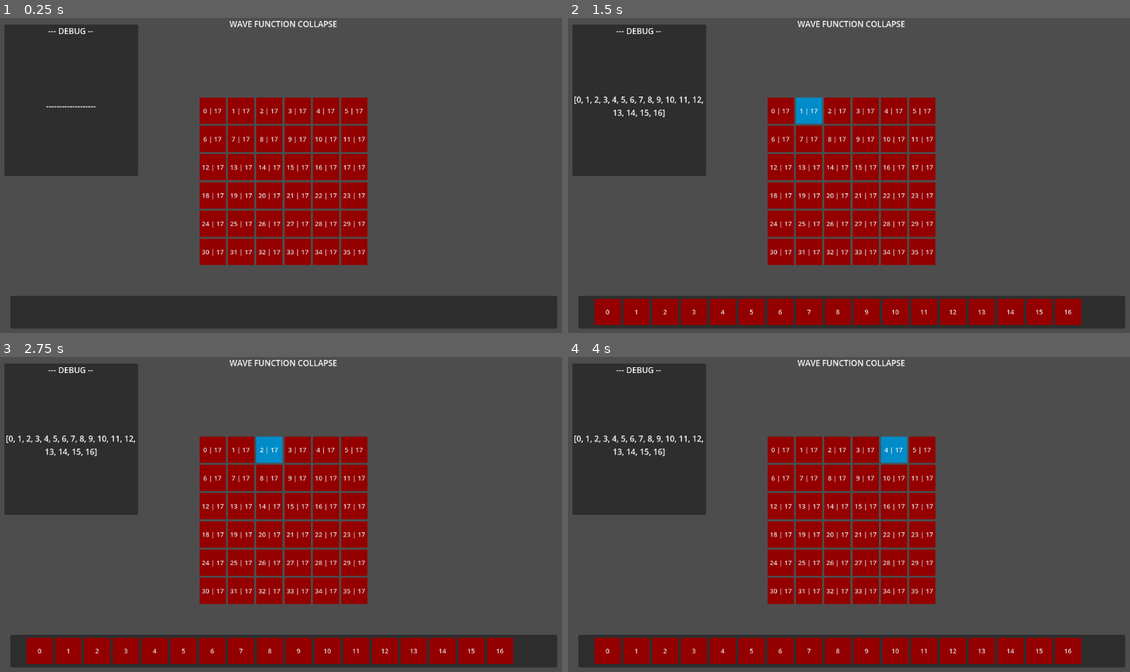
Above: before the commit, frames 1-4 (two rows, left to right).
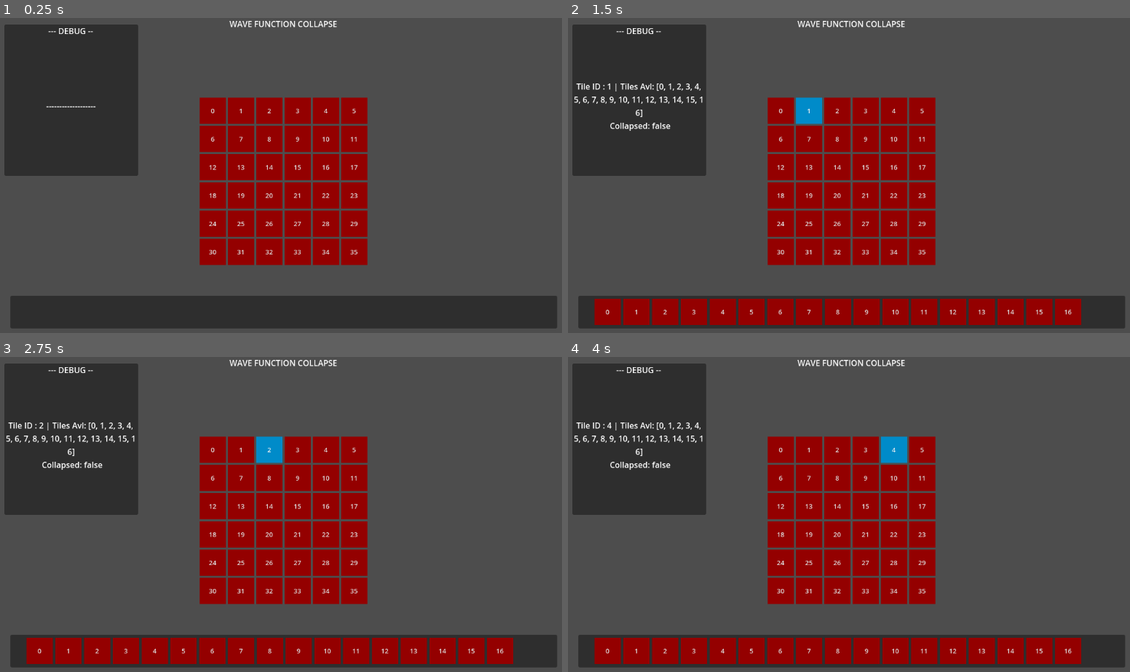
Above: after the commit, the same moments.

Repository: Sketh14/WaveFuncCollapse
Game: Godot game, scene res://Scenes/Main02.tscn
The game is run twice, just before and just after one commit, with the same random seed, the same clock (stepped at 60 frames per second) and the same inputs.
Inputs:
- Up to frame 1 (0.25 s): no input
- Up to frame 2 (1.5 s): click "0 | 17" (after the commit: "0") at 0.5 s; click "1 | 17" (after the commit: "1") at 1.25 s
- Up to frame 3 (2.75 s): click "2 | 17" (after the commit: "2") at 2 s
- Up to frame 4 (4 s): click "3 | 17" (after the commit: "3") at 2.75 s; click "4 | 17" (after the commit: "4") at 3.5 s

The runs differ from the first frame. In frame 1, 1.3% of the frame differs, in the area x 35-66%, y 28-76%; in frame 2, 2.0%; in frame 3, 2.0%, in the area x 1-66%, y 20-76%; in frame 4, 2.0%.

Commit message:
Selection-Tiles | Tile Collapse Check | Update Tile Signal
- Scripts
	(-) MainUIController_1
		[=] Changing Selection-Tiles deactivation/activation logic
		[=] Connect signal from WaveFunctionCollapse to update tile
	(-) UITileController_1
		[=] Calling text update at first
	(-) WaveFunctionCollapse2
		[=] SetTileAdjacency
			<~> Checking if the tile is collapsed at the end
			<~> Using simple loop instead of getting values simultaneously
				{+} Removing tilesAvailableIndexToCheck

		[=] Changing UpdateTileData_sig
			<~> Sending Tile-Id along with the signal

Diff:
--- a/Scripts/UI/MainUIController_1.gd
+++ b/Scripts/UI/MainUIController_1.gd
@@ -9,6 +9,8 @@
 
 func _ready():
 	waveFunctionHandler = get_tree().get_root().get_node(UniversalConstants.waveFunctionScriptPath) as WaveFunctionCollapse2
+	waveFunctionHandler.UpdateTileData_sig.connect(SetCurrentAndShowAvailableTiles)
+
 	InitializeButtons()
 	DisableAllTiles()
 
@@ -31,21 +33,37 @@
 
 func SetCurrentAndShowAvailableTiles(tileID: int):
 	# print("Tile ID to check : " + str(tileID))
+
 	# Offset by 1 for buttons ID
 	selectedTileIndexInMap = tileID
-	debugLabel.text = str(waveFunctionHandler.tileMap[selectedTileIndexInMap].tilesAvailable)
+	debugLabel.text = ("Tile ID : " + str(tileID) + " | Tiles Avl: " + str(waveFunctionHandler.tileMap[selectedTileIndexInMap].tilesAvailable)
+	+ "\n Collapsed: " + str(waveFunctionHandler.tileMap[selectedTileIndexInMap].collapsed))
 
-	var availableTilesIndex = 0
-	var btTilesIndex = 0
-	var btArrSize = selectedTilesBts.size()
-	var availableTilesCount = waveFunctionHandler.tileMap[selectedTileIndexInMap].tilesAvailable.size()
-	# Array is sorted which is why, this below is possible
-	while btTilesIndex != btArrSize:
-		if (availableTilesIndex < availableTilesCount &&
-			waveFunctionHandler.tileMap[selectedTileIndexInMap].tilesAvailable[availableTilesIndex] == btTilesIndex):
-			selectedTilesBts[btTilesIndex].visible = true
-			availableTilesIndex += 1
-			btTilesIndex += 1
+
+	var btArrSize = selectedTilesBts.size() - 1
+	"""
+		var availableTilesIndex = 0
+		var btTilesIndex = 0
+		var availableTilesCount = waveFunctionHandler.tileMap[selectedTileIndexInMap].tilesAvailable.size()
+
+		# Array is sorted which is why, this below is possible		# This is Wrong
+		while btTilesIndex != btArrSize:
+			if (availableTilesIndex < availableTilesCount &&
+				waveFunctionHandler.tileMap[selectedTileIndexInMap].tilesAvailable[availableTilesIndex] == btTilesIndex):
+				selectedTilesBts[btTilesIndex].visible = true
+				availableTilesIndex += 1
+				btTilesIndex += 1
+			else:
+				selectedTilesBts[btTilesIndex].visible = false
+				btTilesIndex += 1
+	"""
+
+	# As the tile has been collapsed, it should not have any available possible tiles to be placed on it
+	# if (waveFunctionHandler.tileMap[selectedTileIndexInMap].collapsed): return
+
+	for i in btArrSize:
+		if (waveFunctionHandler.tileMap[selectedTileIndexInMap].collapsed
+			|| waveFunctionHandler.tileMap[selectedTileIndexInMap].tilesAvailable[i] == -1):
+			selectedTilesBts[i].visible = false
 		else:
-			selectedTilesBts[btTilesIndex].visible = false
-			btTilesIndex += 1
+			selectedTilesBts[i].visible = true
--- a/Scripts/UI/UITileController_1.gd
+++ b/Scripts/UI/UITileController_1.gd
@@ -8,7 +8,7 @@
 # @export var tileEnabled: bool # export for debug
 # @export var tileID_Label: Label
 
-var waveFunctionHandler: WaveFunctionCollapse2
+# var waveFunctionHandler: WaveFunctionCollapse2
 var mainUIController: MainUiController_1
 
 func _ready():
@@ -22,8 +22,8 @@
 		# print(btControl.theme.has_stylebox("normal", "Button"))				# Somehow this is true, how????????
 		pass
 	"""
-	waveFunctionHandler = get_tree().get_root().get_node(UniversalConstants.waveFunctionScriptPath) as WaveFunctionCollapse2
-	waveFunctionHandler.tileDataInitialized_sig.connect(UpdateButtonText)
+	# waveFunctionHandler = get_tree().get_root().get_node(UniversalConstants.waveFunctionScriptPath) as WaveFunctionCollapse2
+	# waveFunctionHandler.UpdateTileData_sig.connect(UpdateButtonText)
 
 	mainUIController = get_tree().get_root().get_node(UniversalConstants.mainUIControllerScriptPath) as MainUiController_1
 
@@ -43,7 +43,7 @@
 	"""
 
 func UpdateButtonText():
-	btControl.text = str(tileID) + " | " + str(waveFunctionHandler.tileMap[tileID - 1].tilesAvailable.size()) # Offset by 1
+	btControl.text = str(tileID) + " | " + str(mainUIController.selectedTilesBts.size()) # Offset by 1
 
 """
 func _on_mouse_entered_tile():
--- a/Scripts/UI_Alt/WaveFunctionCollapse2.gd
+++ b/Scripts/UI_Alt/WaveFunctionCollapse2.gd
@@ -5,7 +5,7 @@
 @export var gridDimension: Vector2i
 
 # https://www.reddit.com/r/godot/comments/11g91c8/how_to_create_events/
-signal tileDataInitialized_sig
+signal UpdateTileData_sig(tileID: int)
 
 # To store the tiles data from Json upon loading
 var tilesJsonData
@@ -59,7 +59,7 @@
 						tileCell.tilesAvailable.append(valY)
 			"""
 
-	tileDataInitialized_sig.emit()
+	# UpdateTileData_sig.emit()
 
 	"""
 	# Testing if the data is filled out properly
@@ -79,7 +79,7 @@
 
 	tileMap[tileMapIndex].currentTileIndex = valToSet
 	tileMap[tileMapIndex].collapsed = true
-
+	UpdateTileData_sig.emit(tileMapIndex)
 
 	# var createdTile = CreateTile(valToSet, coOrdX, coOrdY)
 	# createdTile.position = Vector2(32.0 * coOrdX, 32.0 * coOrdY) # Tiles size is 64 x 64
@@ -90,11 +90,19 @@
 
 	# """
 	# Set while loop here and keep repeating unless all the adjoining cells are collapsed
+	var stackPoppdCount = 0 # For Debugging
 	# while (tilesToCheckStack.size() > 0):
 	if (true):
 		var tileToCheck = tilesToCheckStack.pop_back()
 		# print("\nGot Tile to check| index : X[" + str(tileToCheck.tileCoOrdX) + "], Y[" + str(tileToCheck.tileCoOrdY) + "]")
 		SetTileAdjacency(tileMapIndex, tileToCheck)
+
+		# Again Set the first 4 adjacent tiles in the immediate vicinity of the popped tile
+		# SetTilesToCheckData2((gridDimension.x * tileToCheck.coOrdX) + tileToCheck.coOrdY)
+
+		# For Debugging
+		# stackPoppdCount += 1
+		# if (stackPoppdCount > 2): break
 
 		#tileMapIndex error | not being set for the neighbours when it is neighbours turn
 		# var tempTransposedIndex = tileToCheck.tileCoOrdX + (tileToCheck.tileCoOrdY * gridDimension.y)
@@ -122,9 +130,9 @@
 			var tempTileCoOrdX = coOrdX + (1 * tilePosXMult)
 			var tempTileCoOrdY = coOrdY + (1 * tilePosYMult)
 
-			if (tempTileCoOrdX >= 0 && tempTileCoOrdX < gridDimension.x
-				&& tempTileCoOrdY >= 0 && tempTileCoOrdY < gridDimension.y # Check if within bounds
-				&& !tileMap[(gridDimension.x * tempTileCoOrdX) + tempTileCoOrdY].collapsed): # Check if the tile is collapsed or not
+			if (!tileMap[(gridDimension.x * tempTileCoOrdX) + tempTileCoOrdY].collapsed # Check if the tile is collapsed or not
+				&& tempTileCoOrdX >= 0 && tempTileCoOrdX < gridDimension.x
+				&& tempTileCoOrdY >= 0 && tempTileCoOrdY < gridDimension.y): # Check if within bounds
 				# CreateSuperTile(tempTileCoOrdX, tempTileCoOrdY)
 				tempTileData = Helper.TransposedTileData.new()
 				tempTileData.tileCoOrdX = tempTileCoOrdX
@@ -161,7 +169,6 @@
 
 	# print("Checking | Index [" + str(selectedTileIndex) + "] | SocketDir [" + str(tileToCheck.socketDir) + "]")
 	# =========================================>		Getting Adjacent List		<======================================
-
 
 	# We assume that the index will be set, as without index, this shouldnt be triggered
 	# var selectedTileValue = tileMap[selectedTileIndex].currentTileIndex
@@ -208,37 +215,39 @@
 	# """
 
 	var foundTile = false
-	var totalCount = tileMap[tileToCheckIndex1D].tilesAvailable.size()
-	var tilesAvailableIndexToCheck = 0
-	for compTileVal in tileMap[tileToCheckIndex1D].tilesAvailable:
+	var availableTilesSize = tileMap[tileToCheckIndex1D].tilesAvailable.size()
+	var totalAvailableTiles = availableTilesSize
+	var compSocketVal # cache value to compare with
+
+	# Get the "Available Tiles" list of the "Tile To Check"
+	for i in availableTilesSize:
 
 		# Skip if the tile at this index is not available
-		if (compTileVal < 0): # Tile previously has been set to -1
-			totalCount -= 1
-
-			# print("compTileVal is 0 | Reducing Total Count | totalCount[" + str(totalCount) + "]\n\n")
+		if (tileMap[tileToCheckIndex1D].tilesAvailable[i] < 0): # Tile previously has been set to -1
+			totalAvailableTiles -= 1
+			# print("i is 0 | Reducing Total Count | availableTilesSize[" + str(availableTilesSize) + "]\n\n")
 			continue
 
 		# Get the socket data for the tile which is to be compared
-		var compSocketVal # cache value to compare with
 		match tileToCheck.socketDir:
 			UniversalConstants.SocketDirection.POSITIVEX:
-				# compSocketVal = UniversalConstants.SocketDirection.NEGATIVEX
-				compSocketVal = tilesJsonData.tile_info[compTileVal].socket_values[UniversalConstants.SocketDirection.NEGATIVEX]
+				compSocketVal = (tilesJsonData.tile_info[tileMap[tileToCheckIndex1D].tilesAvailable[i]]
+								.socket_values[UniversalConstants.SocketDirection.NEGATIVEX])
 			UniversalConstants.SocketDirection.NEGATIVEX:
-				# compSocketVal = UniversalConstants.SocketDirection.POSITIVEX
-				compSocketVal = tilesJsonData.tile_info[compTileVal].socket_values[UniversalConstants.SocketDirection.POSITIVEX]
+				compSocketVal = (tilesJsonData.tile_info[tileMap[tileToCheckIndex1D].tilesAvailable[i]]
+								.socket_values[UniversalConstants.SocketDirection.POSITIVEX])
 			UniversalConstants.SocketDirection.POSITIVEY:
-				# compSocketVal = UniversalConstants.SocketDirection.NEGATIVEY
-				compSocketVal = tilesJsonData.tile_info[compTileVal].socket_values[UniversalConstants.SocketDirection.NEGATIVEY]
+				compSocketVal = (tilesJsonData.tile_info[tileMap[tileToCheckIndex1D].tilesAvailable[i]]
+								.socket_values[UniversalConstants.SocketDirection.NEGATIVEY])
 			UniversalConstants.SocketDirection.NEGATIVEY:
-				# compSocketVal = UniversalConstants.SocketDirection.POSITIVEY
-				compSocketVal = tilesJsonData.tile_info[compTileVal].socket_values[UniversalConstants.SocketDirection.POSITIVEY]
+				compSocketVal = (tilesJsonData.tile_info[tileMap[tileToCheckIndex1D].tilesAvailable[i]]
+								.socket_values[UniversalConstants.SocketDirection.POSITIVEY])
 		foundTile = false
 
-		"""
-		print("=====================> Checking | compTileVal : " + str(compTileVal) + "  | adjSocketVal : "
-				+ str(compSocketVal) + " <=====================\n\n")
+		# """
+		print("=====================> Checking | i : " + str(i)
+				+ " | TilesAvailable Val : " +str(tileMap[tileToCheckIndex1D].tilesAvailable[i])
+				+ " | adjSocketVal : " + str(compSocketVal) + " <=====================\n\n")
 		# """
 
 		# var socketIndex = 0 # THis is for debugging only
@@ -246,22 +255,15 @@
 		# Get the comaptible socket values in the respective "Adjacency List" of the "Current Selected Tile"
 		# which is in the direction of the "Tile To Compare"
 		# for adjSocketVal in adjList:
-		for adjSocketVal in tilesJsonData.tile_info[(tileMap[selectedTileIndex].currentTileIndex)].adjacency_list[tileToCheck.socketDir]:
+		for adjSocketVal in (tilesJsonData.tile_info[(tileMap[selectedTileIndex].currentTileIndex)]
+							.adjacency_list[tileToCheck.socketDir]):
 			# print("Adjacency Socket Val : " + str(adjSocketVal))
 
 			# Check if the "Comparison Tile's" "Socket Value" in the desired direction is equal to the adjacency socket value
 			if (compSocketVal == adjSocketVal):
 				# print("Found Socket | Socket [" + str(tilesAvailableIndexToCheck) + "] : [" + str(compSocketVal) + "]")
 				foundTile = true
-				#Cell fully collapsed
-				if (totalCount == 1):
-					tileMap[tileToCheckIndex1D].collapsed = true
-					return 1
 				break
-			# else:
-			# 	totalCount -= 1
-			# 	tileMap[tileToCheckIndex1D].tilesAvailable[tilesAvailableIndexToCheck] = -1
-
 
 			# print("[" + str(socketIndex) + "] : " + str(tileMap[tileToCheckIndex1D].tilesAvailable[tilesAvailableIndexToCheck]) + "_" + str(adjSocketVal) + " | ")
 			# socketIndex += 1
@@ -269,11 +271,18 @@
 		#This causes a bit more problem, as in, if there are more than 1 value in the adjacency list, then the values assigned by a
 		#previous match loop in the list, are removed by the very next match loop. And so everything turns to -1
 		if (!foundTile):
-			totalCount -= 1
-			tileMap[tileToCheckIndex1D].tilesAvailable[tilesAvailableIndexToCheck] = -1
+			totalAvailableTiles -= 1
+			tileMap[tileToCheckIndex1D].tilesAvailable[i] = -1
 			"""
-			print("Removing Tile | Socket [" + str(tilesAvailableIndexToCheck) + "] : [" + str(compTileVal) + "] | tileValueRemoved : "
+			print("Removing Tile | Socket [" + str(tilesAvailableIndexToCheck) + "] : [" + str(i) + "] | tileValueRemoved : "
 					+ str(tileMap[tileToCheckIndex1D].tilesAvailable[tilesAvailableIndexToCheck]));
 			# """
-		tilesAvailableIndexToCheck += 1
+
+	#Cell fully collapsed
+	if (totalAvailableTiles == 1):
+		tileMap[tileToCheckIndex1D].collapsed = true
+		UpdateTileData_sig.emit(tileToCheckIndex1D)
+		return 1
+
+	# UpdateTileData_sig.emit()
 	return 0
Not shown, changed: Logs.txt
